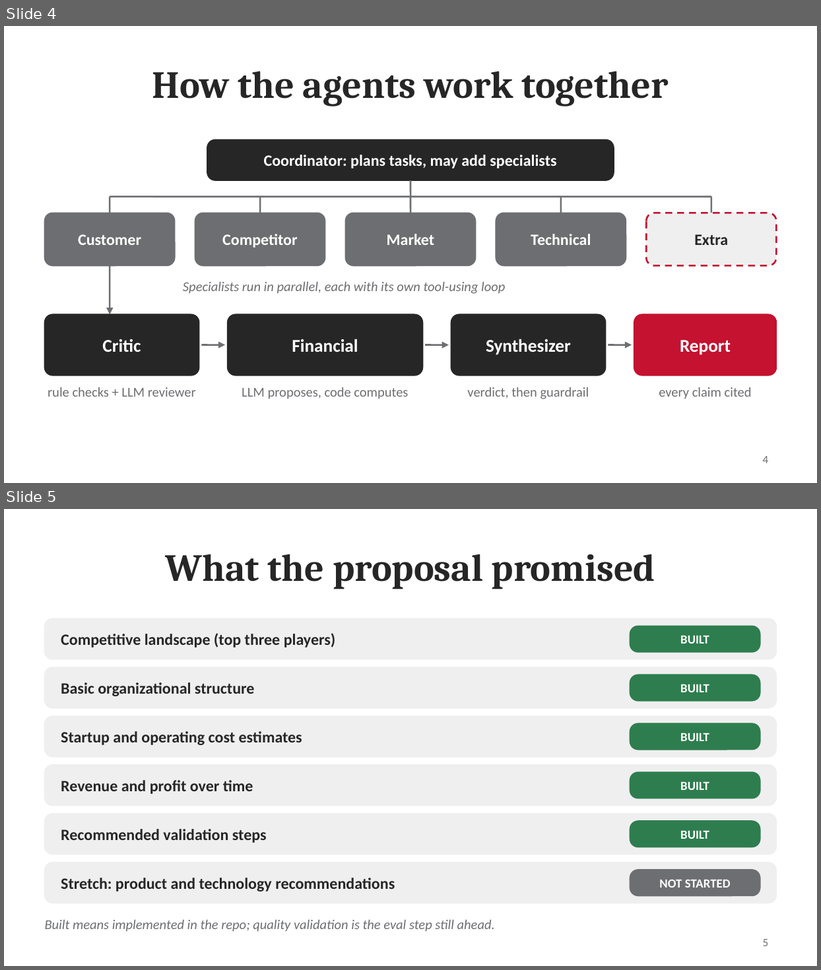
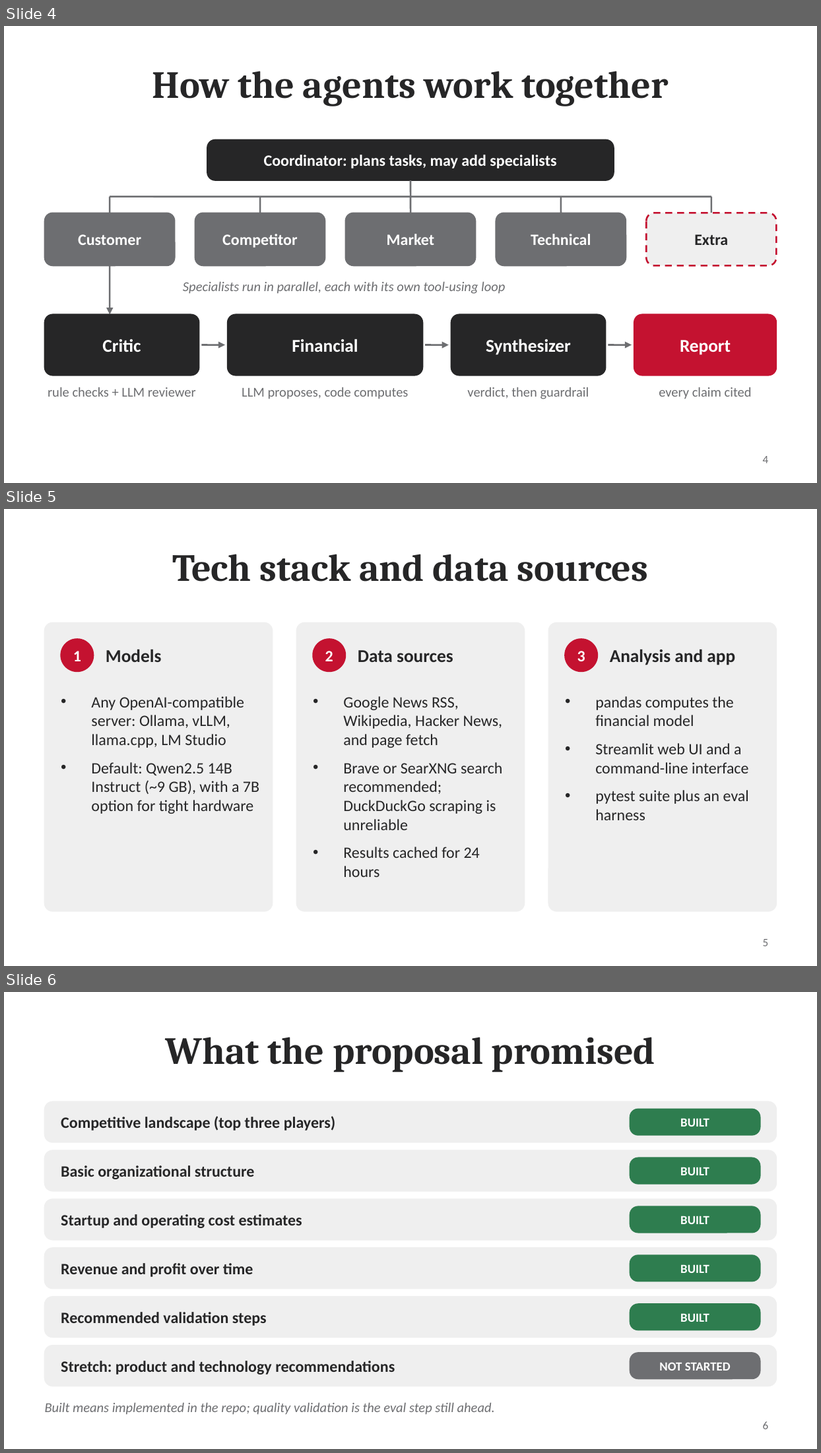
Before and after one commit to srivathsanb14/ai-startup-cofounder, a slide deck: Status_Update_AI_Startup_CoFounder.pptx. Shown one above the other, each under a label of ours: slides 4 and 5 before the commit, slides 4, 5 and 6 after it. The pictures are 821x970 and 821x1453 pixels, drawn with LibreOffice and Linux fonts; fonts in the diff are those of the drawing. Boxes give left, top, right and bottom in pixels: in the first picture for what was removed or moved away, otherwise in the second. Text is boxed around its words. In the diff, an @@ line names an element or a change of style, - is before the commit and + after.

```diff
--- a/Status_Update_AI_Startup_CoFounder.pptx
+++ b/Status_Update_AI_Startup_CoFounder.pptx
@@ slide 5 added at box(4, 509, 817, 966), background #FFFFFF @@
@@ title added at box(172, 554, 649, 582), 34 pt, text #262627, bold @@
+Tech stack and data sources
@@ rounded rectangle added at box(45, 623, 273, 912), fill #EFEFEF, outline #EFEFEF 1 pt @@
@@ rounded rectangle added at box(297, 623, 524, 912), fill #EFEFEF, outline #EFEFEF 1 pt @@
@@ rounded rectangle added at box(548, 623, 776, 912), fill #EFEFEF, outline #EFEFEF 1 pt @@
@@ ellipse added at box(61, 639, 94, 671), fill #C41230, outline #C41230 1 pt @@
@@ ellipse added at box(313, 639, 345, 671), fill #C41230, outline #C41230 1 pt @@
@@ ellipse added at box(565, 639, 597, 671), fill #C41230, outline #C41230 1 pt @@
@@ text added at box(73, 651, 81, 661), 14 pt, text #FFFFFF, bold @@
+1
@@ text added at box(106, 650, 161, 662), 16 pt, text #262627, bold @@
+Models
@@ text added at box(325, 651, 333, 661), 14 pt, text #FFFFFF, bold @@
+2
@@ text added at box(358, 650, 453, 662), 16 pt, text #262627, bold @@
+Data sources
@@ text added at box(578, 651, 585, 661), 14 pt, text #FFFFFF, bold @@
+3
@@ text added at box(610, 650, 735, 665), 16 pt, text #262627, bold @@
+Analysis and app
@@ text added at box(91, 696, 259, 814), 14 pt, text #262627 @@
+• Any OpenAI-compatible server: Ollama, vLLM, llama.cpp, LM Studio
+• Default: Qwen2.5 14B Instruct (~9 GB), with a 7B option for tight hardware
@@ text added at box(343, 696, 503, 877), 14 pt, text #262627 @@
+• Google News RSS, Wikipedia, Hacker News, and page fetch
+• Brave or SearXNG search recommended; DuckDuckGo scraping is unreliable
+• Results cached for 24 hours
@@ text added at box(595, 696, 749, 821), 14 pt, text #262627 @@
+• pandas computes the financial model
+• Streamlit web UI and a command-line interface
+• pytest suite plus an eval harness
@@ page number added at box(763, 939, 769, 947), 10 pt, text #6D6E71 @@
+5
@@ what was slide 5 is now slide 6 @@
@@ page number at box(763, 1422, 769, 1430): text changed @@
-5
+6
```
Also in this commit, not shown: 1 slide changed.
